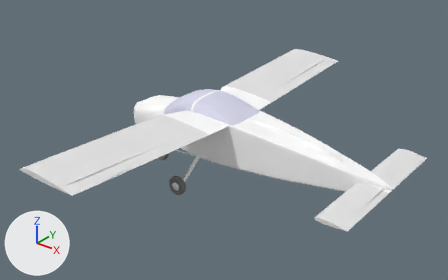
An edit to the Blender file dev/3d/MFI-9B.blend, drawn before and after from the same camera.
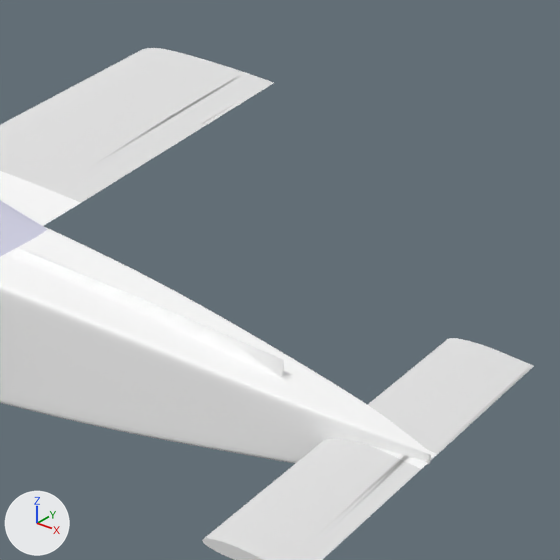
Each version is shown whole from a camera (50 mm lens) standing at (8.89, -8.19, 4.95) and looking at (2.54, -0.26, 0.03), then close up on the part from 55% to 97% of the width and 12% to 80% of the height. Every picture has the same lights, and +X, +Y and +Z are marked at lower left. The same objects are shown in both versions, whatever each file hides.

Objects in the first close-up: 'fuselage', 'hstab.tmp', 'rear_canopy.glass', 'wing'.
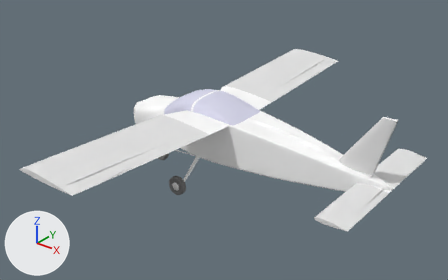
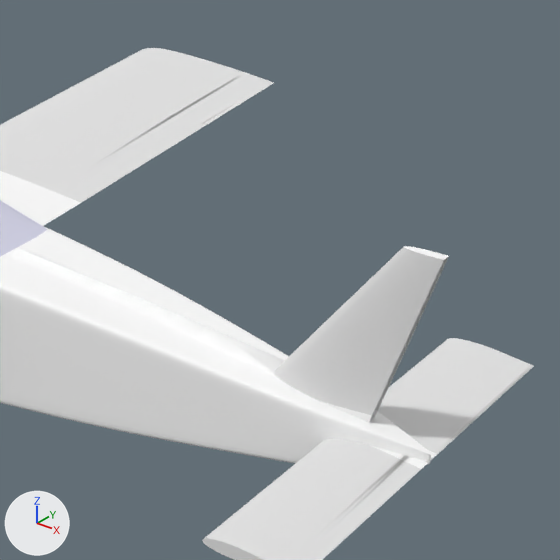
What differs and where, as boxes [x1, y1, x2, y2] in the close-ups (560 x 560 px):
'vstab', added: after [274, 246, 449, 423]
part 1 of me_vstab, cut back: after [404, 246, 448, 260]

What changed in the scene script:
```text
Change me_vstab:
    used by ob_rudder; location = (0.0, 0.0, 0.0)
    remove me_vstab.from_pydata(...)  # 234 vertices, 232 faces; spans x 4.56..5.88, y -0.068..0.068, z 0.0..1.18
    add me_vstab.from_pydata(...)  # 123 vertices, 101 faces; spans x 4.56..5.88, y 0.0..0.068, z 0.0..1.18
    me_vstab part 1
    111 vertices are removed from x 4.565..5.856, y -0.068..-0.004, z 0.0..1.18
    151 faces are deleted
    20 new faces join them, mat_textured_metal (its picture is missing)
Add ob_vstab:
    ob_vstab = bpy.data.objects.new('vstab', me_vstab)
    ob_vstab.location = (0.0, 0.0, 0.0)
    _m = ob_vstab.modifiers.new('Mirror', 'MIRROR')
    _m.use_axis = (False, True, False)
    _m = ob_vstab.modifiers.new('Boolean', 'BOOLEAN')
    _m.object = ob_rudder_cutout
    _m.solver = 'FLOAT'
```
